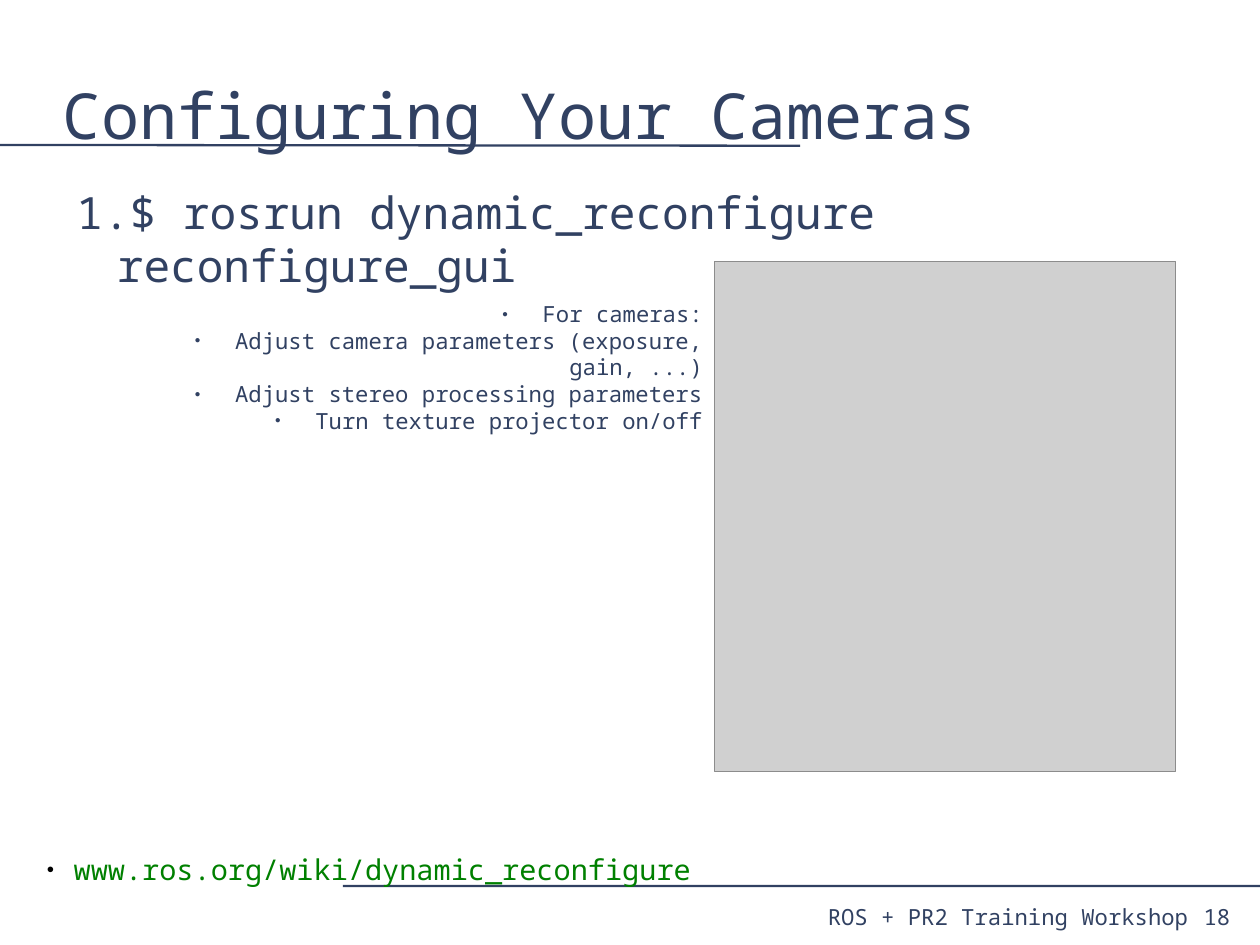
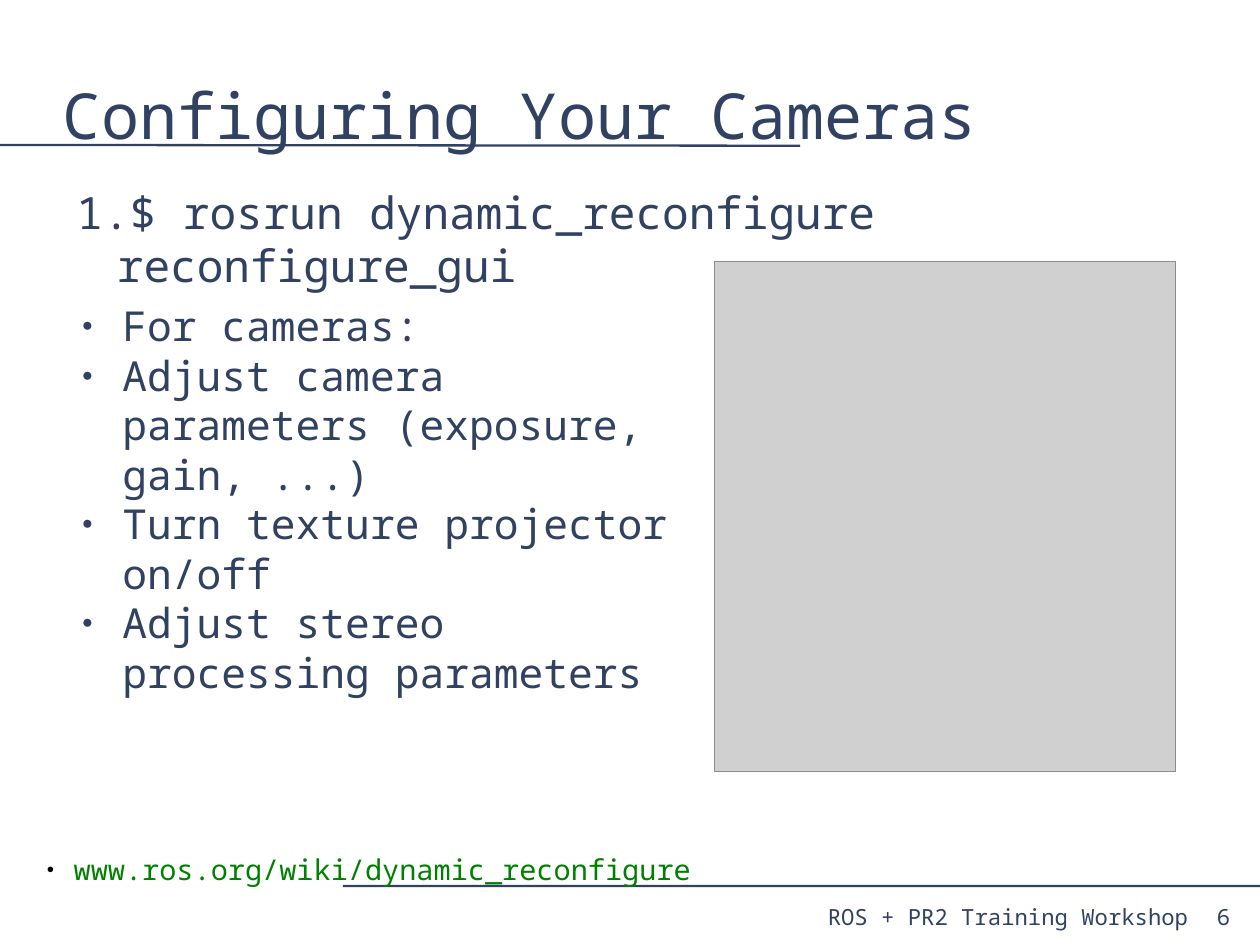
Before and after one commit to PR2/pr2_docs, a slide deck: slide 6 of pr2_training_workshop/processing_camera_data/slides.odp (slide 18 before the commit). Drawn at 1260x945 pixels with LibreOffice and Linux fonts; fonts in the diff are those of the drawing; grey boxes stand for pictures. Boxes give left, top, right and bottom in pixels: in the first picture for what was removed or moved away, otherwise in the second. Text is boxed around its words. In the diff, an @@ line names an element or a change of style, - is before the commit and + after.

Commit message:
processing_camera_data: Further reorganization. Expanded outlines to include entire talk. More on logging. Moved dynamic_reconfigure slides to relevant sections.

```diff
--- a/pr2_training_workshop/processing_camera_data/slides.odp
+++ b/pr2_training_workshop/processing_camera_data/slides.odp
@@ text at [122,311,643,698]: size 14 to 26 pt in "For cameras:", "Adjust camera parameters (exposure, gain, ...)", "Adjust stereo processing parameters"; alignment right to left @@
@@ text at [315,412,702,435]: paragraph removed @@
-  ● Turn texture projector on/off
@@ text at [122,507,667,590]: paragraph added @@
+  ● Turn texture projector on/off
@@ page number at [1217,909,1230,926]: text changed @@
-18
+6
```
Also in this commit, not shown: 7 other slides changed, 4 slides added.
